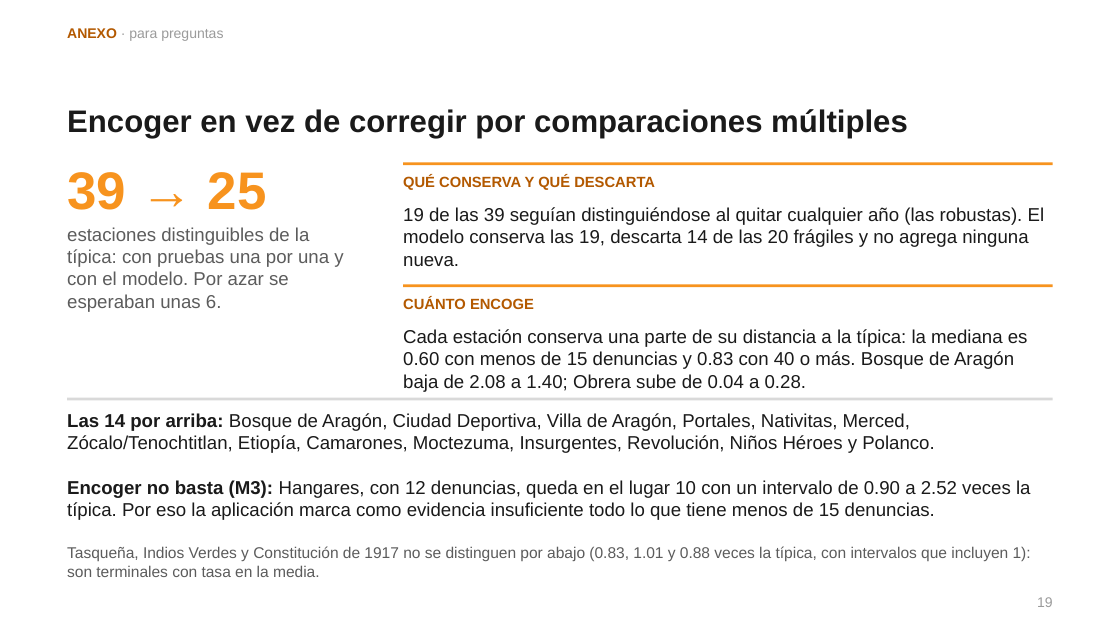
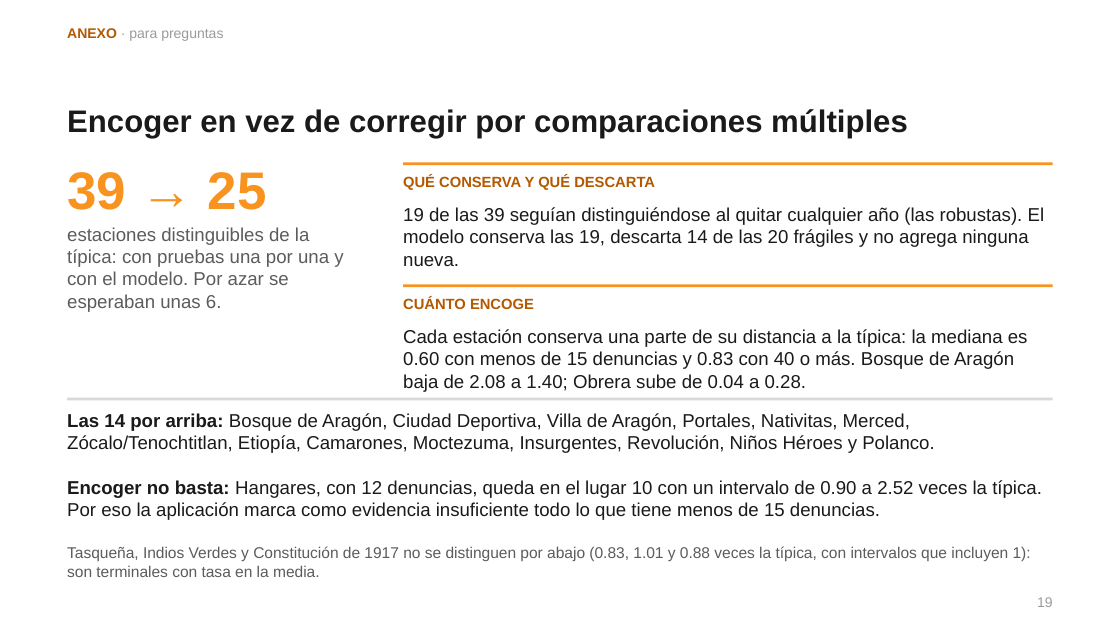
Before and after one commit to sebastiancordoba/caso-inseguridad-cdmx, a slide deck: slide 19 of docs/presentacion/presentacion.pptx. Drawn at 1120x630 pixels with LibreOffice and Linux fonts; fonts in the diff are those of the drawing. Boxes give left, top, right and bottom in pixels: in the first picture for what was removed or moved away, otherwise in the second. Text is boxed around its words. In the diff, an @@ line names an element or a change of style, - is before the commit and + after.

```diff
--- a/docs/presentacion/presentacion.pptx
+++ b/docs/presentacion/presentacion.pptx
@@ text at bbox=[67, 480, 1042, 520]: text changed @@
-Encoger no basta (M3): Hangares, con 12 denuncias, queda en el lugar 10 con un intervalo de 0.90 a 2.52 veces la típica. Por eso la aplicación marca como evidencia insuficiente todo lo que tiene menos de 15 denuncias.
+Encoger no basta: Hangares, con 12 denuncias, queda en el lugar 10 con un intervalo de 0.90 a 2.52 veces la típica. Por eso la aplicación marca como evidencia insuficiente todo lo que tiene menos de 15 denuncias.
```
Also in this commit, not shown: 3 other slides changed, 7 other files.
